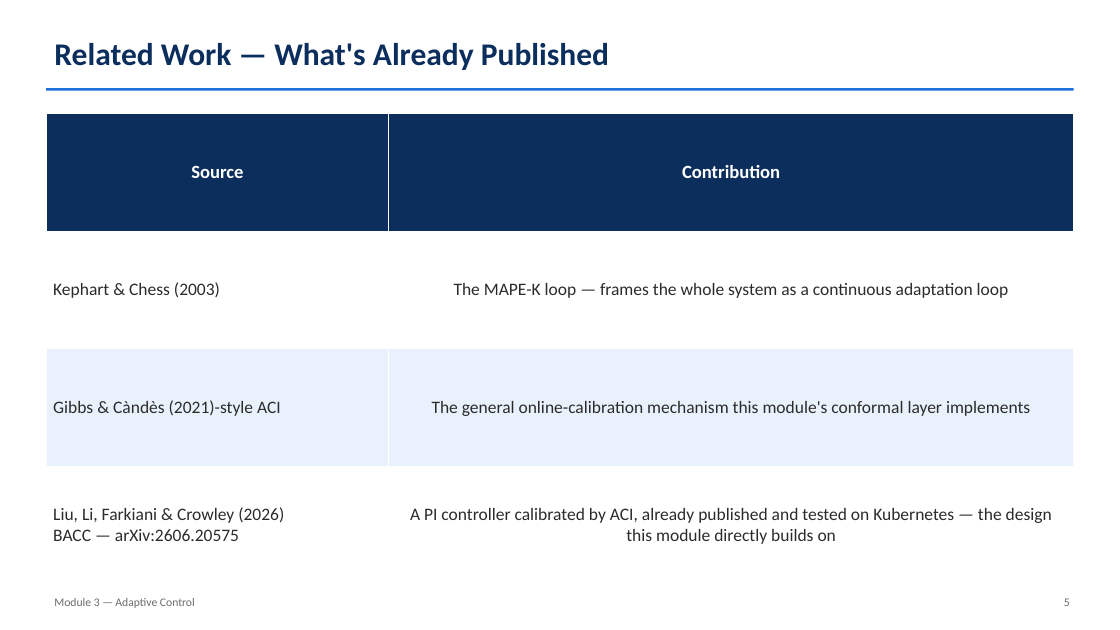
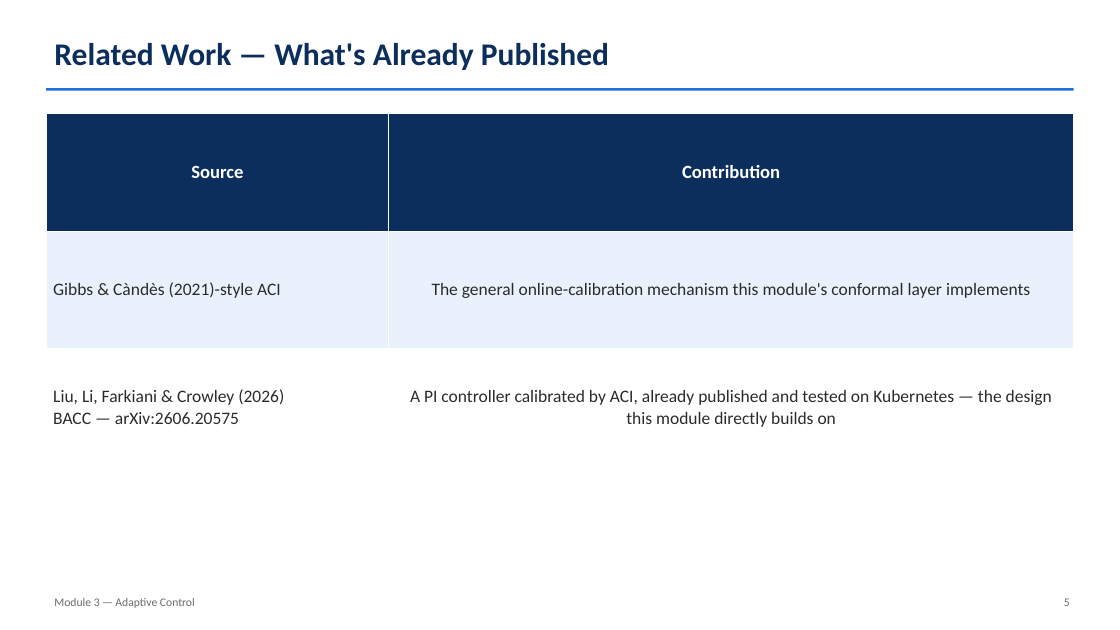
Before and after one commit to HarithaRandunu/Final_Year_Project_2026, a slide deck: slide 5 of docs/Module3_Actuator_Slides.pptx. Drawn at 1120x630 pixels with LibreOffice and Linux fonts; fonts in the diff are those of the drawing. Boxes give left, top, right and bottom in pixels: in the first picture for what was removed or moved away, otherwise in the second. Text is boxed around its words. In the diff, an @@ line names an element or a change of style, - is before the commit and + after.

```diff
--- a/docs/Module3_Actuator_Slides.pptx
+++ b/docs/Module3_Actuator_Slides.pptx
@@ table at (46,113,1075,466) @@
-row 2: Kephart & Chess (2003) | The MAPE-K loop — frames the whole system as a continuous adaptation loop
```
Also in this commit, not shown: 11 other slides changed, 4 slides added, 1 slide removed, 12 other files.
